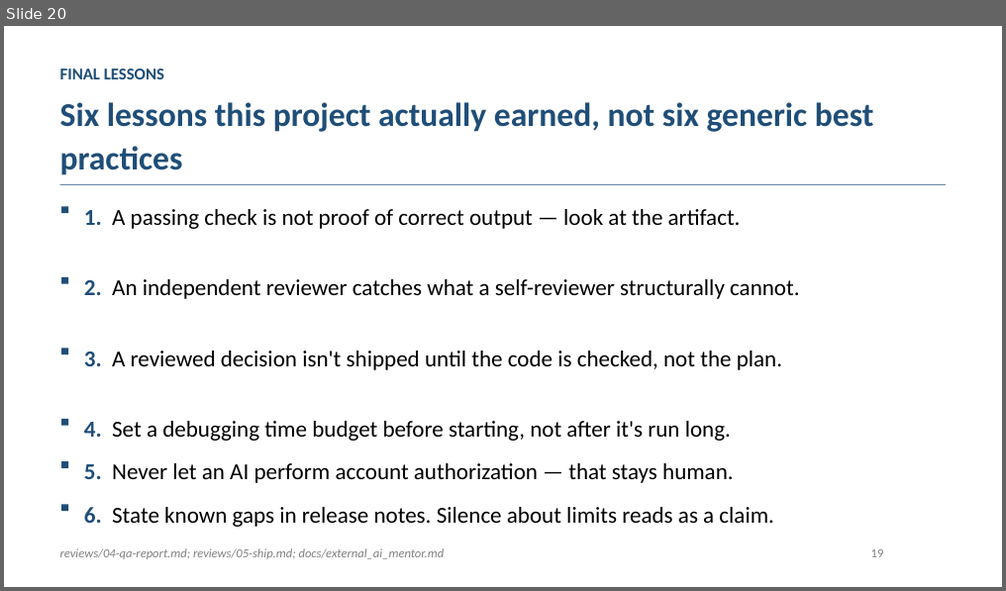
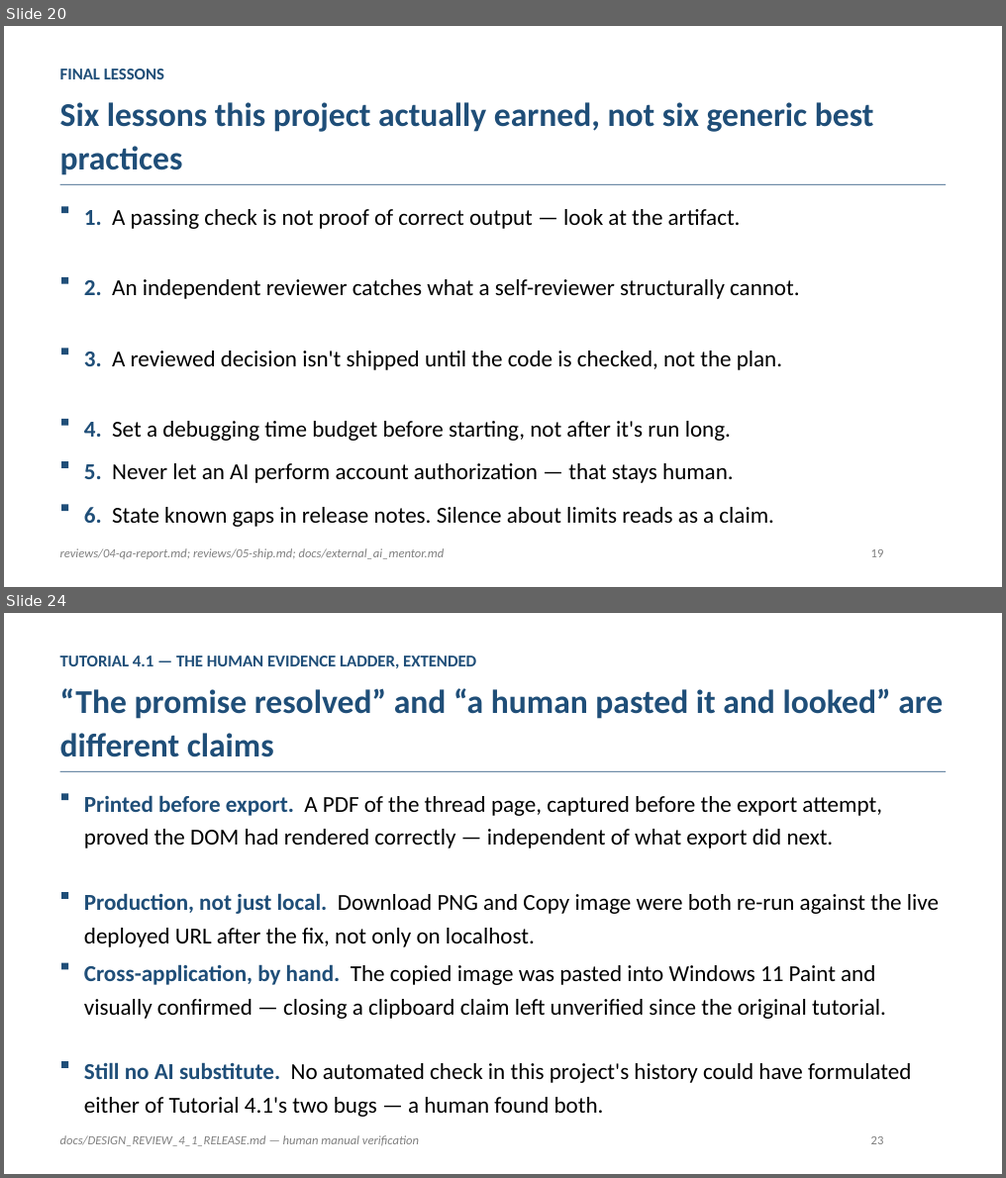
Before and after one commit to mikelix/gstack-tutorial-4-tweet-screenshot-tool, a slide deck: dist/gstack-tutorial-4_EN.pptx. Shown one above the other, each under a label of ours: slide 20 before the commit, slides 20 and 24 after it; the slides between them are not shown. The pictures are 1006x591 and 1006x1178 pixels, drawn with LibreOffice and Linux fonts; fonts in the diff are those of the drawing. Boxes give left, top, right and bottom in pixels: in the first picture for what was removed or moved away, otherwise in the second. Text is boxed around its words. In the diff, an @@ line names an element or a change of style, - is before the commit and + after.

```diff
--- a/dist/gstack-tutorial-4_EN.pptx
+++ b/dist/gstack-tutorial-4_EN.pptx
@@ slide 24 added at [4, 613, 1002, 1174], background #FFFFFF @@
@@ text added at [60, 656, 476, 668], 16 pt, text #1F4E78, bold @@
+TUTORIAL 4.1 — THE HUMAN EVIDENCE LADDER, EXTENDED
@@ text added at [60, 688, 943, 758], 32 pt, text #1F4E78, bold @@
+“The promise resolved” and “a human pasted it and looked” are different claims
@@ rectangle added at [60, 771, 945, 771], fill #1F4E78 @@
@@ rectangle added at [61, 793, 68, 800], fill #1F4E78 @@
@@ text added at [84, 795, 882, 849], 22 pt, text #000000 @@
+Printed before export. A PDF of the thread page, captured before the export attempt, proved the DOM had rendered correctly — independent of what export did next.
@@ rectangle added at [61, 892, 68, 899], fill #1F4E78 @@
@@ text added at [84, 893, 939, 948], 22 pt, text #000000 @@
+Production, not just local. Download PNG and Copy image were both re-run against the live deployed URL after the fix, not only on localhost.
@@ rectangle added at [61, 963, 68, 970], fill #1F4E78 @@
@@ text added at [84, 964, 886, 1019], 22 pt, text #000000 @@
+Cross-application, by hand. The copied image was pasted into Windows 11 Paint and visually confirmed — closing a clipboard claim left unverified since the original tutorial.
@@ rectangle added at [61, 1061, 68, 1068], fill #1F4E78 @@
@@ text added at [84, 1062, 911, 1117], 22 pt, text #000000 @@
+Still no AI substitute. No automated check in this project's history could have formulated either of Tutorial 4.1's two bugs — a human found both.
@@ text added at [60, 1136, 419, 1147], 12 pt, text #808080, italic @@
+docs/DESIGN_REVIEW_4_1_RELEASE.md — human manual verification
@@ text added at [871, 1137, 884, 1145], 12 pt, text #808080 @@
+23
```
Also in this commit, not shown: 3 other slides added, 6 other files.
